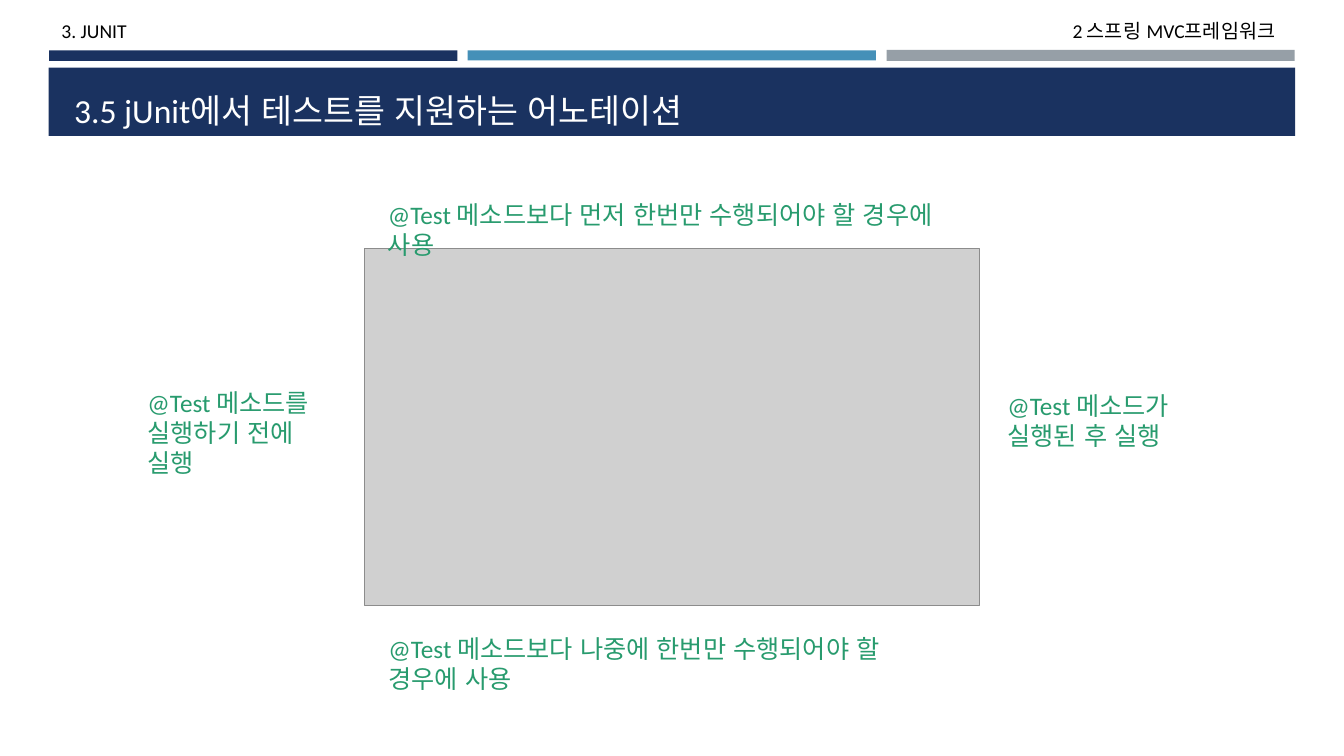
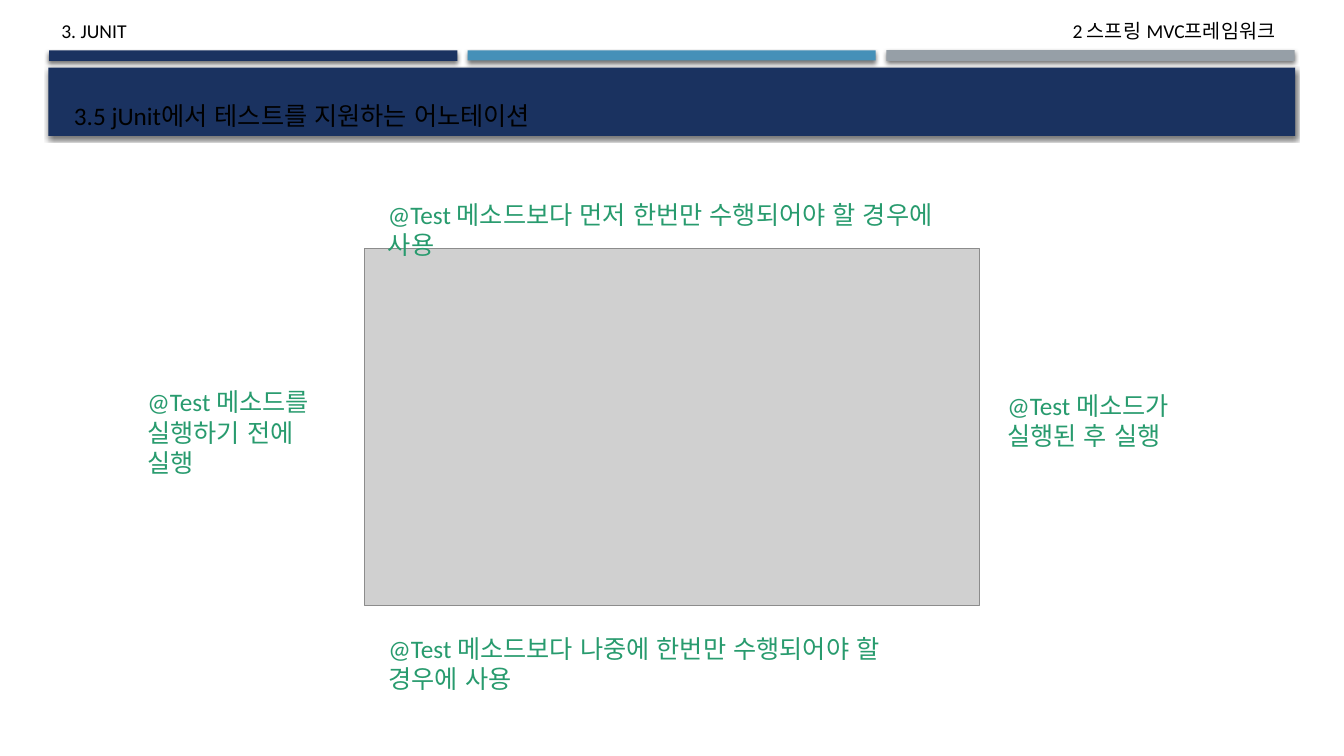
Before and after one commit to deukvely/spring, a slide deck: slide 21 of PPT/03.스프링프로젝트.pptx. Drawn at 1344x756 pixels with LibreOffice and Linux fonts; fonts in the diff are those of the drawing; grey boxes stand for pictures. Boxes give left, top, right and bottom in pixels: in the first picture for what was removed or moved away, otherwise in the second. Text is boxed around its words. In the diff, an @@ line names an element or a change of style, - is before the commit and + after.

```diff
--- a/PPT/03.스프링프로젝트.pptx
+++ b/PPT/03.스프링프로젝트.pptx
@@ shadow on in 4 elements at (x1=49, y1=50, x2=458, y2=60), (x1=886, y1=50, x2=1295, y2=62), (x1=468, y1=50, x2=876, y2=60), (x1=48, y1=68, x2=1296, y2=136) @@
@@ title "3.5 jUnit에서 테스트를 지원하는 어노테이션" at (x1=74, y1=104, x2=530, y2=129): size 24 to 18 pt, text colour #FFFFFF to #000000 @@
```
Also in this commit, not shown: 28 other slides changed, 33 other files.
